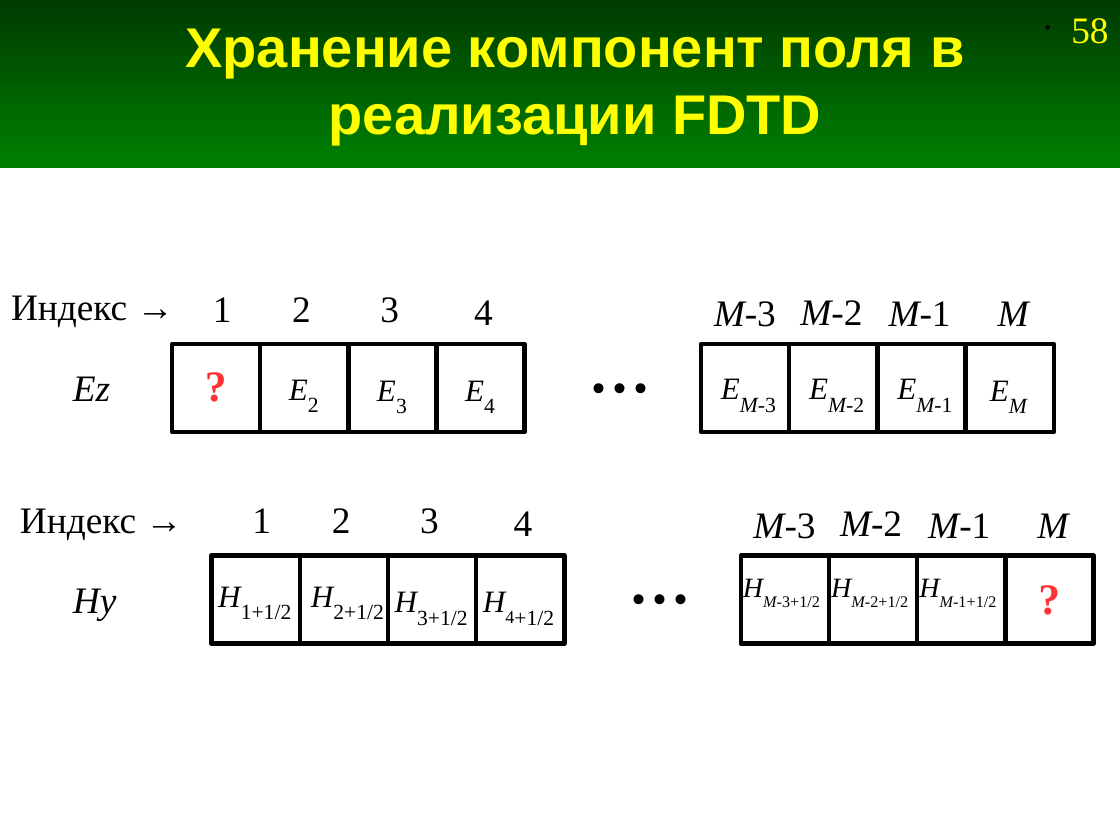
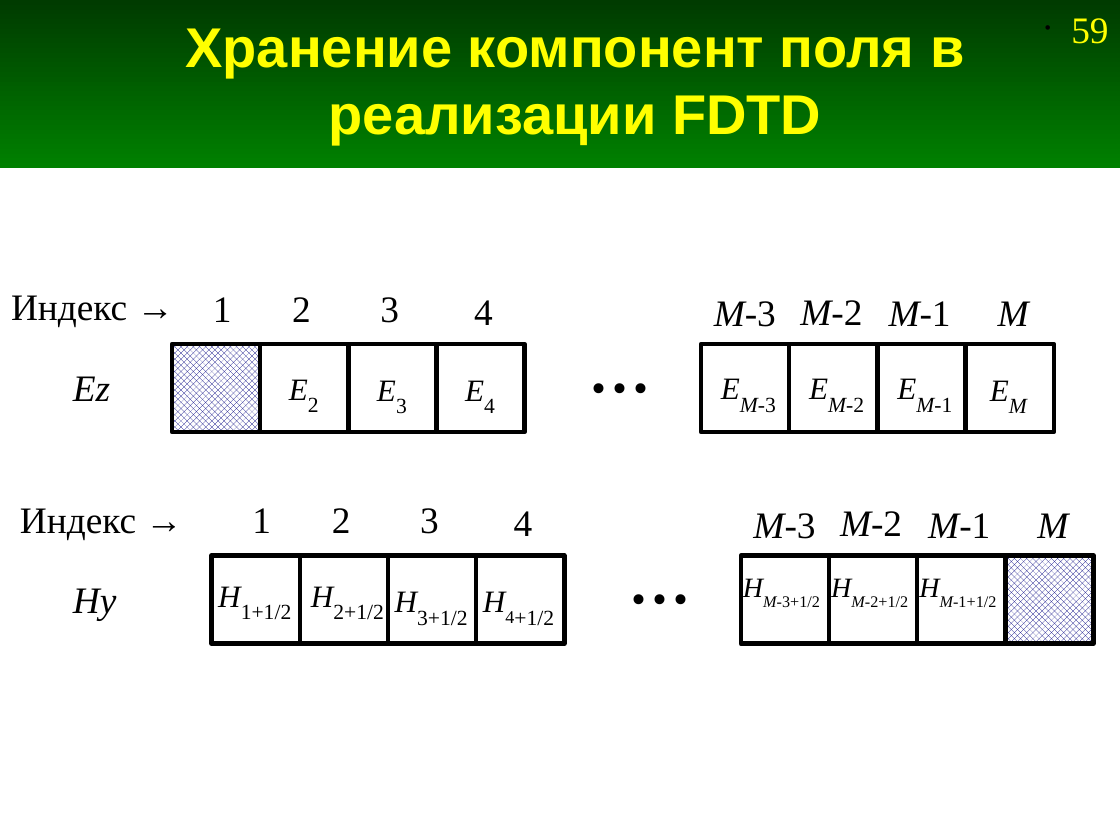
Before and after one commit to andris0147sv/modelling, a slide deck: slide 59 of presentations/2. FDTD.odp (slide 58 before the commit). Drawn at 1120x840 pixels with LibreOffice and Linux fonts; fonts in the diff are those of the drawing. Boxes give left, top, right and bottom in pixels: in the first picture for what was removed or moved away, otherwise in the second. Text is boxed around its words. In the diff, an @@ line names an element or a change of style, - is before the commit and + after.

```diff
--- a/presentations/2. FDTD.odp
+++ b/presentations/2. FDTD.odp
@@ page number at [1071,18,1108,44]: text changed @@
-• 58
+• 59
@@ rectangle at [172,344,261,432]: fill #FFFFFF to pattern #000080 on #FFFFFF @@
@@ text removed at [194,353,251,427] @@
-?
@@ rectangle at [1006,556,1094,644]: fill #FFFFFF to pattern #000080 on #FFFFFF @@
@@ text removed at [1027,566,1071,629] @@
-?
```
Also in this commit, not shown: 3 other slides changed, 1 slide added, 1 other file.
